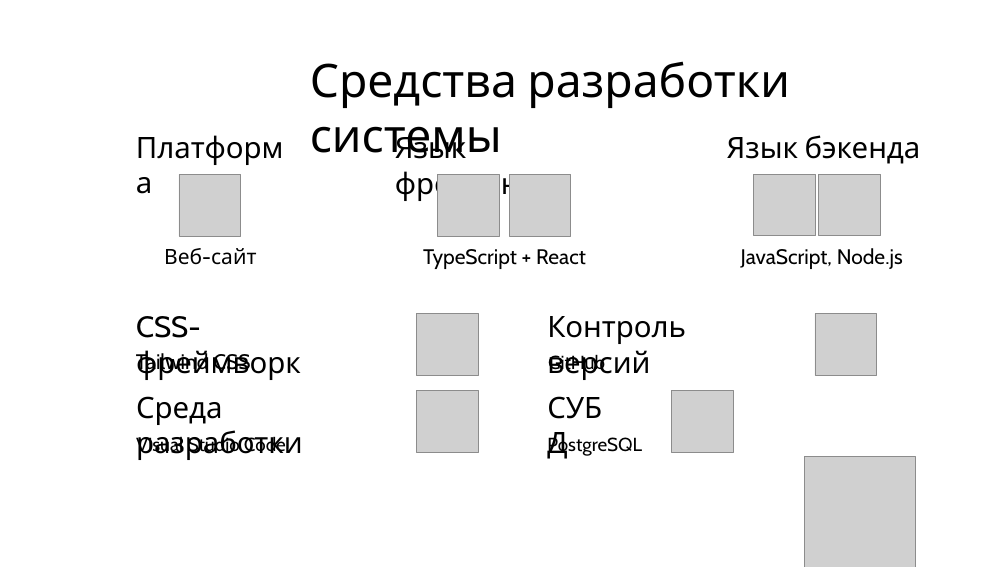
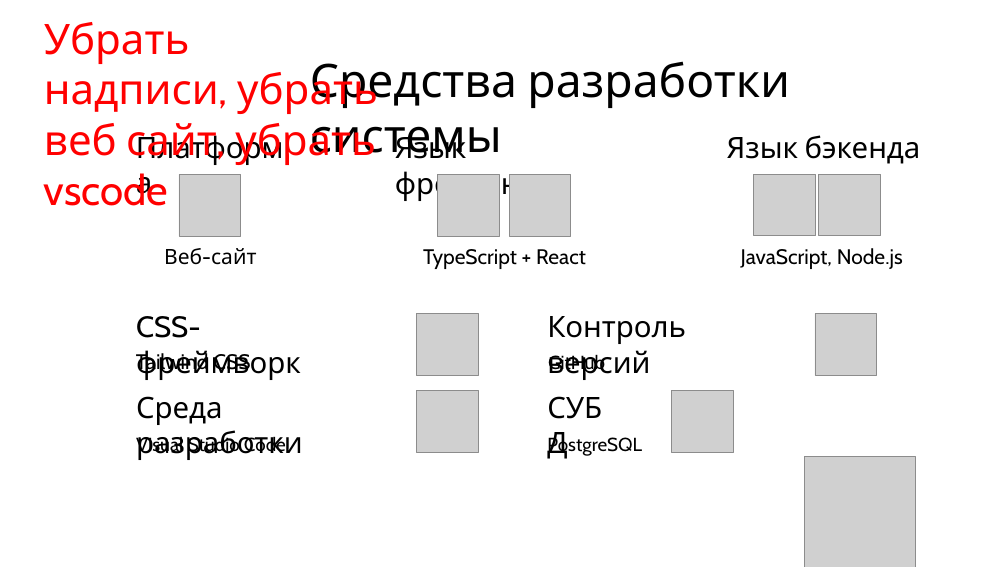
Before and after one commit to Danildanil228/diplomfiles, a slide deck: slide 6 of Презентация.pptx. Drawn at 1008x567 pixels with LibreOffice and Linux fonts; fonts in the diff are those of the drawing; grey boxes stand for pictures; background and template pictures are left out. Boxes give left, top, right and bottom in pixels: in the first picture for what was removed or moved away, otherwise in the second. Text is boxed around its words. In the diff, an @@ line names an element or a change of style, - is before the commit and + after.

```diff
--- a/Презентация.pptx
+++ b/Презентация.pptx
@@ text added at [44,22,378,206], 40 pt, text #FF0000 @@
+Убрать надписи, убрать веб сайт, убрать vscode
```
Also in this commit, not shown: 6 other slides changed, 2 slides added, 2 slides removed.
